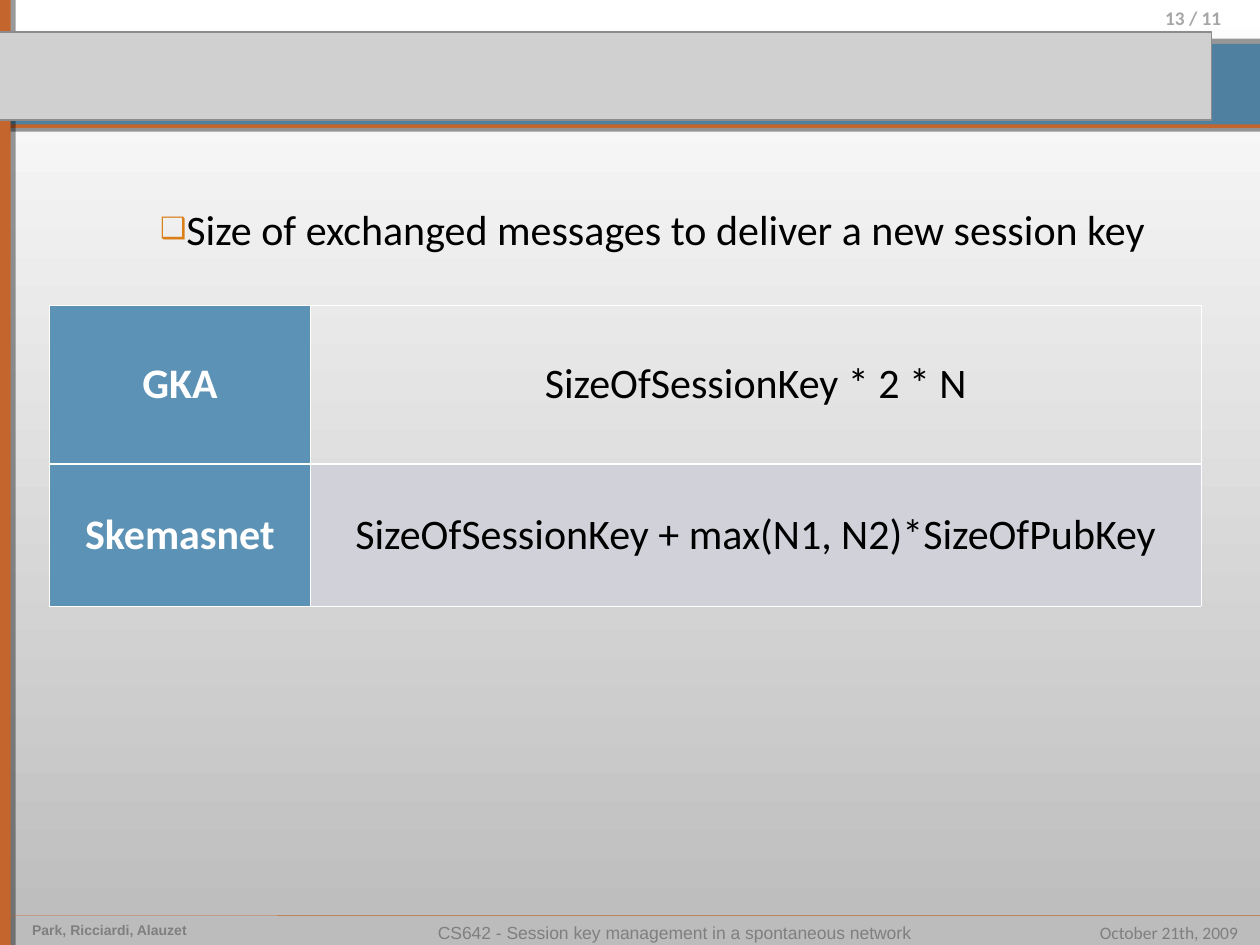
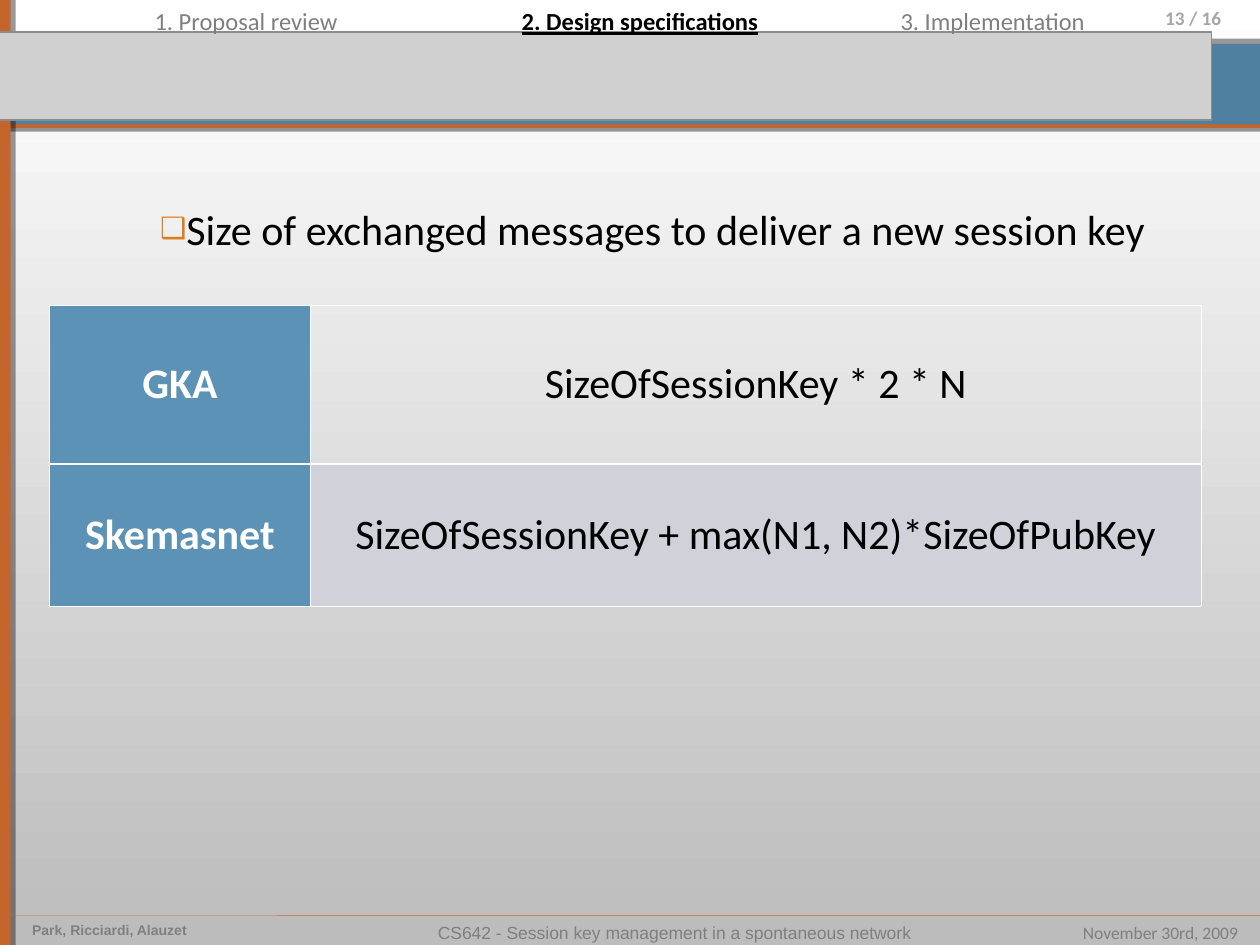
Before and after one commit to pierrealauzet/skemasnet, a slide deck: slide 13 of 3_design/CS462_Skemasnet_design.ppt. Drawn at 1260x945 pixels with LibreOffice and Linux fonts; fonts in the diff are those of the drawing; grey boxes stand for pictures. Boxes give left, top, right and bottom in pixels: in the first picture for what was removed or moved away, otherwise in the second. Text is boxed around its words. In the diff, an @@ line names an element or a change of style, - is before the commit and + after.

```diff
--- a/3_design/CS462_Skemasnet_design.ppt
+++ b/3_design/CS462_Skemasnet_design.ppt
@@ text added at [155,13,338,37], 14 pt, text #7F7F7F @@
+1. Proposal review
@@ text added at [522,11,758,37], 14 pt, text #000000, bold, underline @@
+2. Design specifications
@@ text added at [901,13,1085,37], 14 pt, text #7F7F7F @@
+3. Implementation
@@ page number at [1165,12,1221,25]: text changed @@
-13 / 11
+13 / 16
@@ text at [1083,927,1237,940]: text changed @@
-October 21th, 2009
+November 30rd, 2009
```
Also in this commit, not shown: 7 other slides changed, 7 slides added, 8 slides removed, 1 other file.
